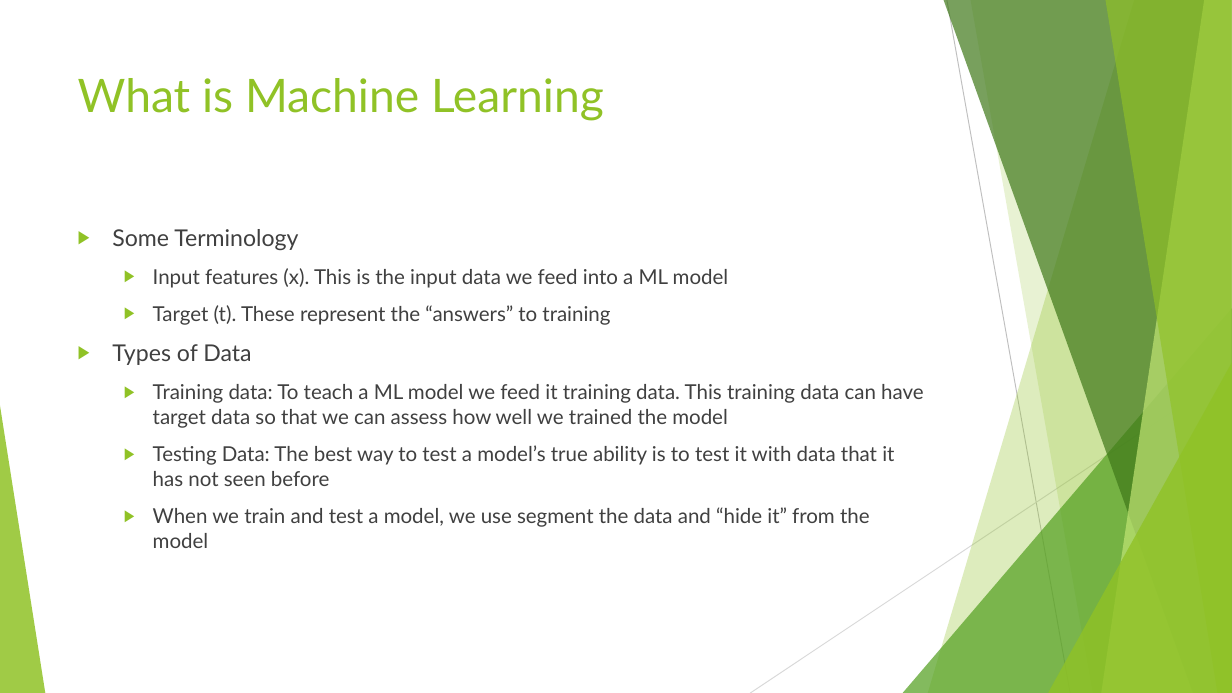
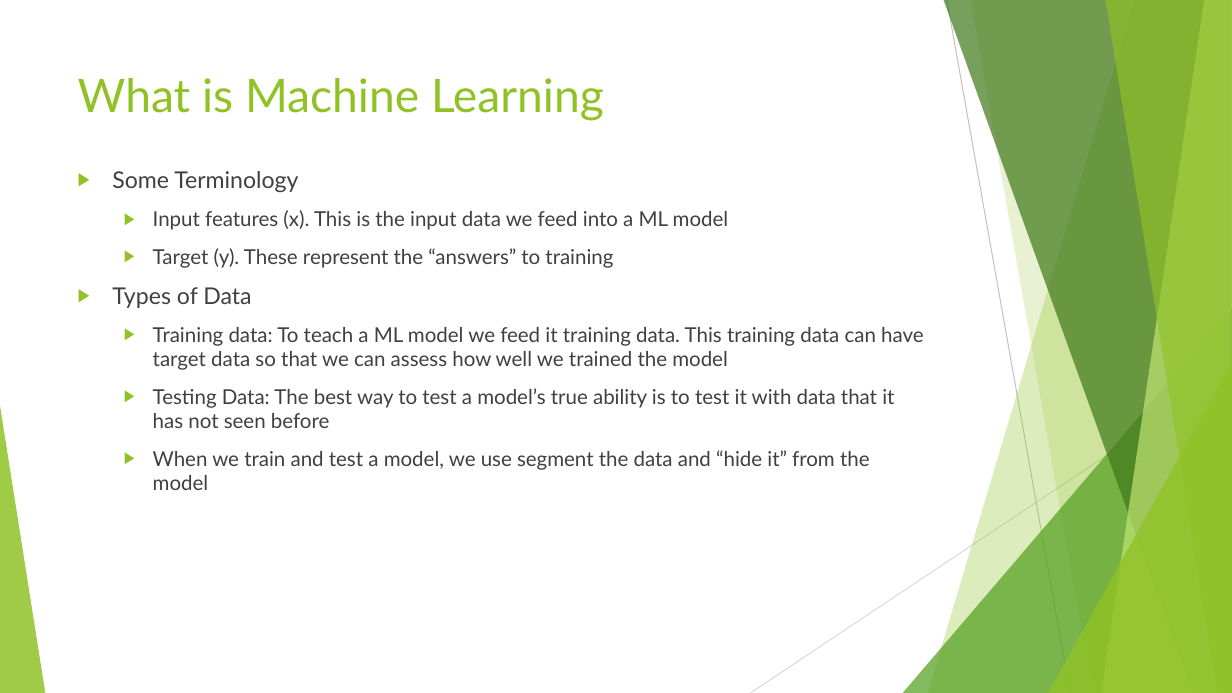
Before and after one commit to Lee-Sutton/sklearn, a slide deck: slide 3 of Classification/classification.pptx. Drawn at 1232x693 pixels with LibreOffice and Linux fonts; fonts in the diff are those of the drawing. Boxes give left, top, right and bottom in pixels: in the first picture for what was removed or moved away, otherwise in the second. Text is boxed around its words. In the diff, an @@ line names an element or a change of style, - is before the commit and + after.

```diff
--- a/Classification/classification.pptx
+++ b/Classification/classification.pptx
@@ text "Some Terminology": place and size @@
-text "Some Terminology" at bbox=[112, 229, 923, 548]
+text "Some Terminology" at bbox=[112, 171, 923, 490]
@@ text at bbox=[153, 248, 613, 268]: text changed @@
-  ▶ Target (t). These represent the “answers” to training
+  ▶ Target (y). These represent the “answers” to training
```
Also in this commit, not shown: 1 other slide changed, 2 other files.
